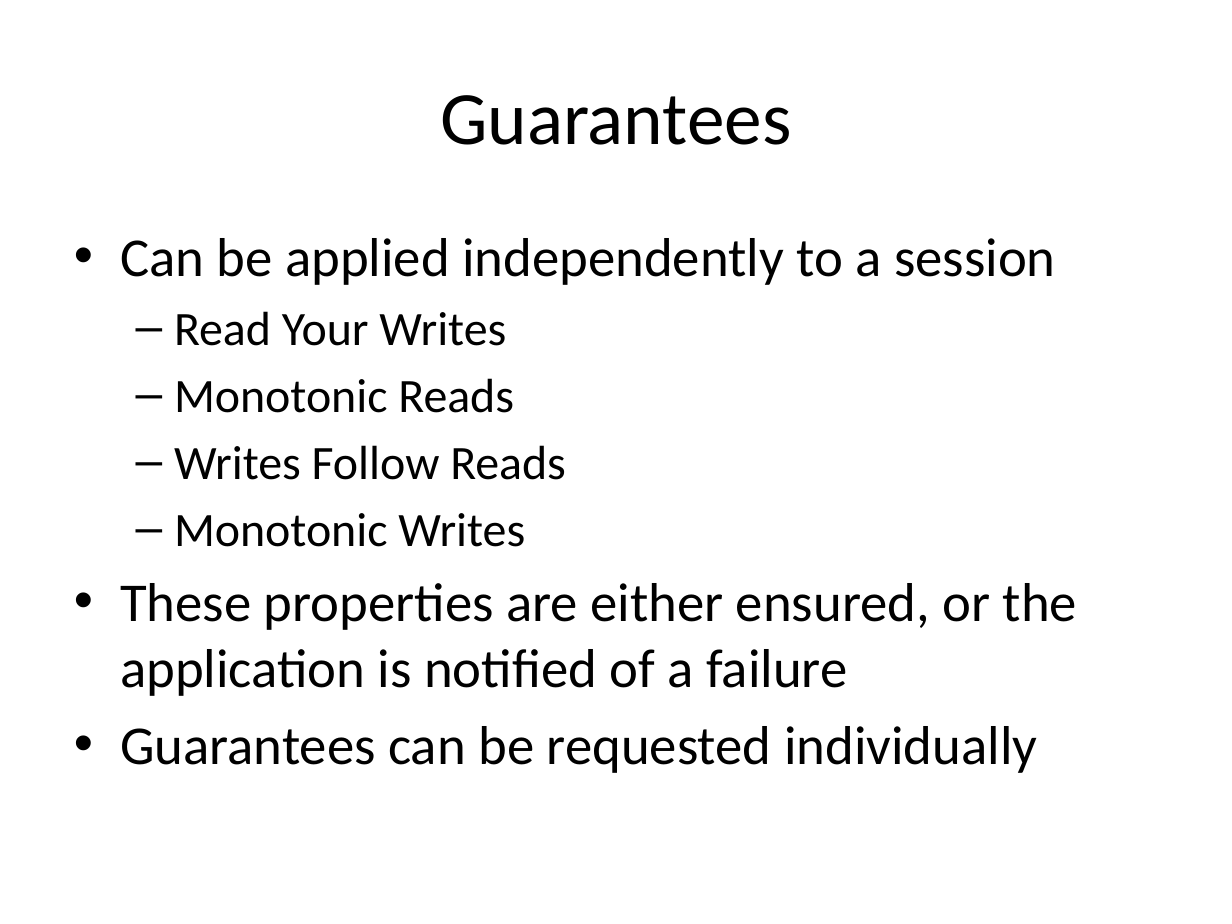
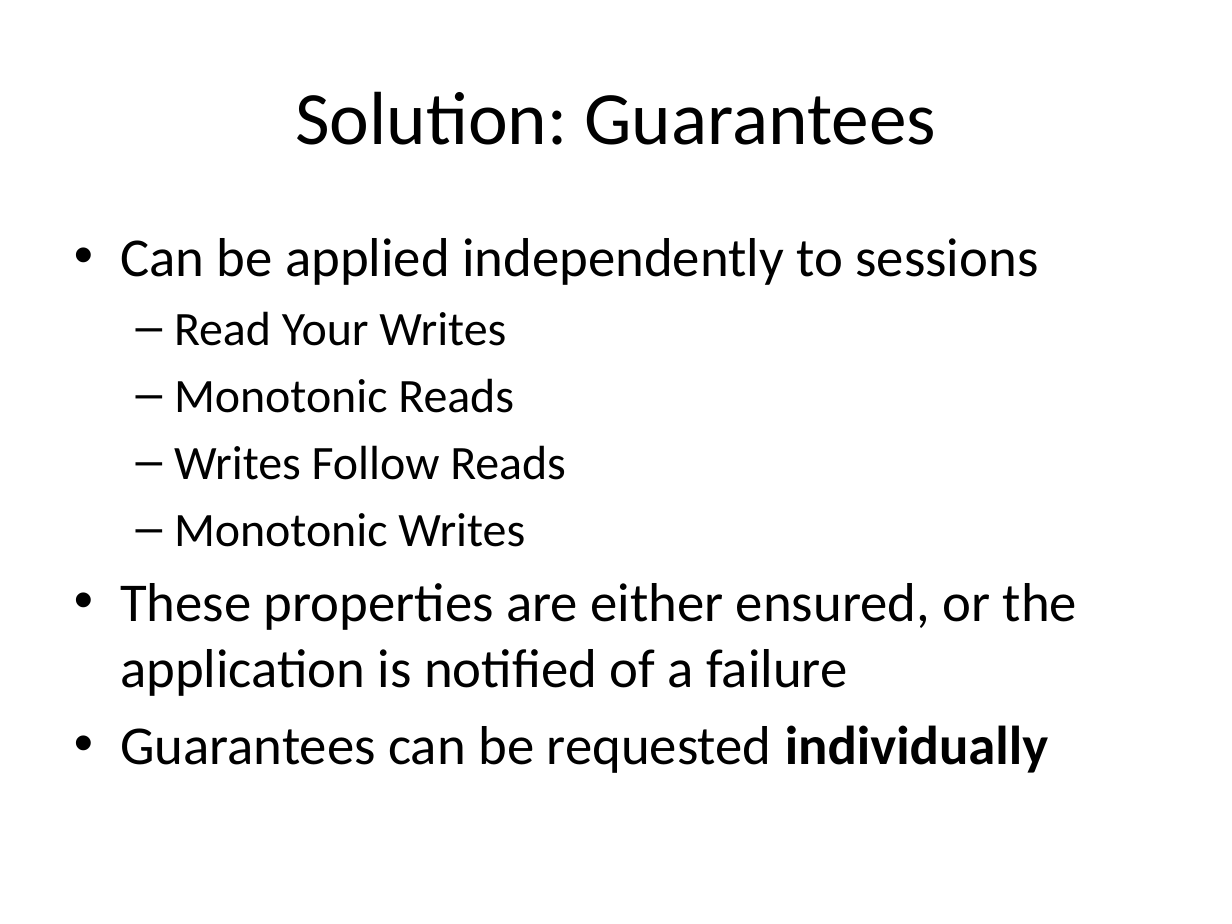
Before and after one commit to balidani/bomberman, a slide deck: slide 6 of presentation/slides_daniel.pptx (slide 7 before the commit). Drawn at 1232x924 pixels with LibreOffice and Linux fonts; fonts in the diff are those of the drawing. Boxes give left, top, right and bottom in pixels: in the first picture for what was removed or moved away, otherwise in the second. Text is boxed around its words. In the diff, an @@ line names an element or a change of style, - is before the commit and + after.

```diff
--- a/presentation/slides_daniel.pptx
+++ b/presentation/slides_daniel.pptx
@@ title at box(295, 91, 935, 145): text changed @@
-Guarantees
+Solution: Guarantees
@@ text at box(120, 238, 1038, 285): text changed @@
-• Can be applied independently to a session
+• Can be applied independently to sessions
@@ text at box(120, 725, 1048, 773): bold on in "individually" @@
```
Also in this commit, not shown: 6 other slides changed, 3 slides added.
